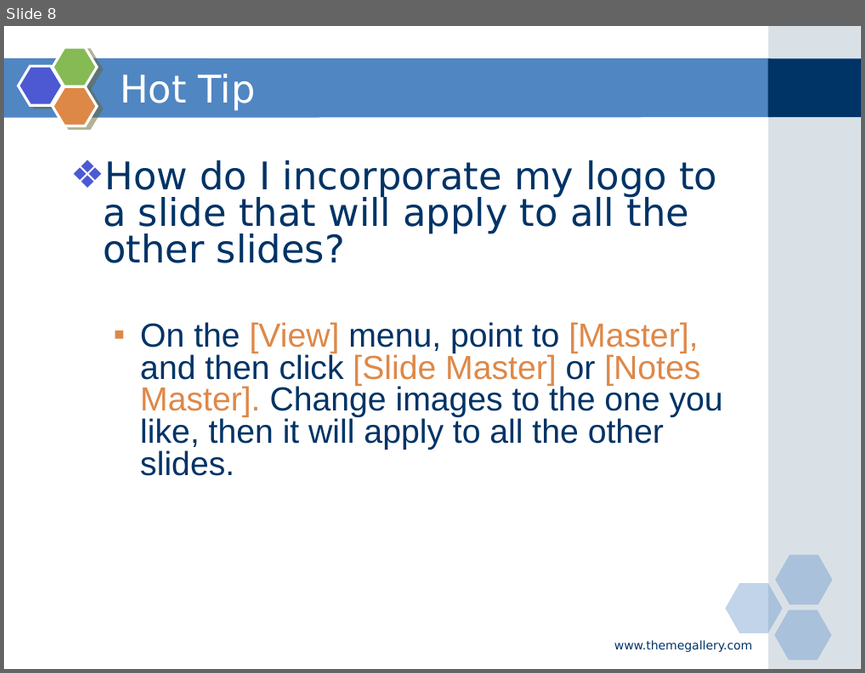
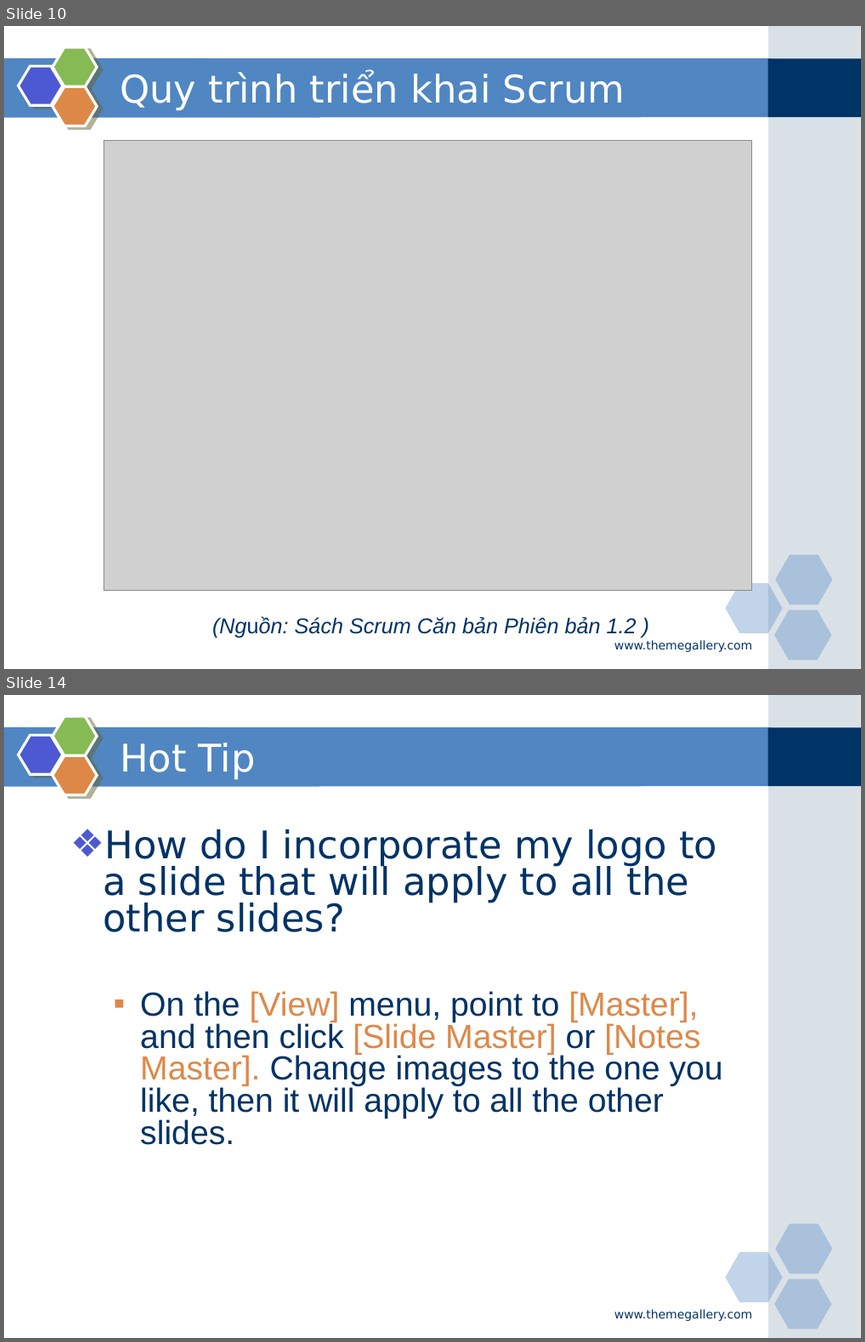
Before and after one commit to phamduong/graduation-project-agile-tool, a slide deck: Báo cáo/Slide bao cao.pptx. Shown one above the other, each under a label of ours: slide 8 before the commit, slides 10 and 14 after it; the slides between them are not shown. The pictures are 865x673 and 865x1342 pixels, drawn with LibreOffice and Linux fonts; fonts in the diff are those of the drawing; grey boxes stand for pictures. Boxes give left, top, right and bottom in pixels: in the first picture for what was removed or moved away, otherwise in the second. Text is boxed around its words. In the diff, an @@ line names an element or a change of style, - is before the commit and + after.

```diff
--- a/Báo cáo/Slide bao cao.pptx
+++ b/Báo cáo/Slide bao cao.pptx
@@ slide 10 added at box(4, 26, 861, 669), background #FFFFFF; not listed: 9 template elements that a slide beside it also shows @@
@@ title added at box(120, 72, 624, 111), 32 pt, text #FFFFFF @@
+Quy trình triển khai Scrum
@@ picture added at box(104, 140, 752, 590) @@
@@ text added at box(212, 616, 636, 638), 18 pt, text #003366, italic @@
+(Nguồn: Sách Scrum Căn bản Phiên bản 1.2 )
@@ text added at box(614, 640, 752, 652), 10 pt, text #003366 @@
+www.themegallery.com
@@ what was slide 8 is now slide 14 @@
```
Also in this commit, not shown: 4 slides changed, 7 other slides added, 2 slides removed, 9 other files.
